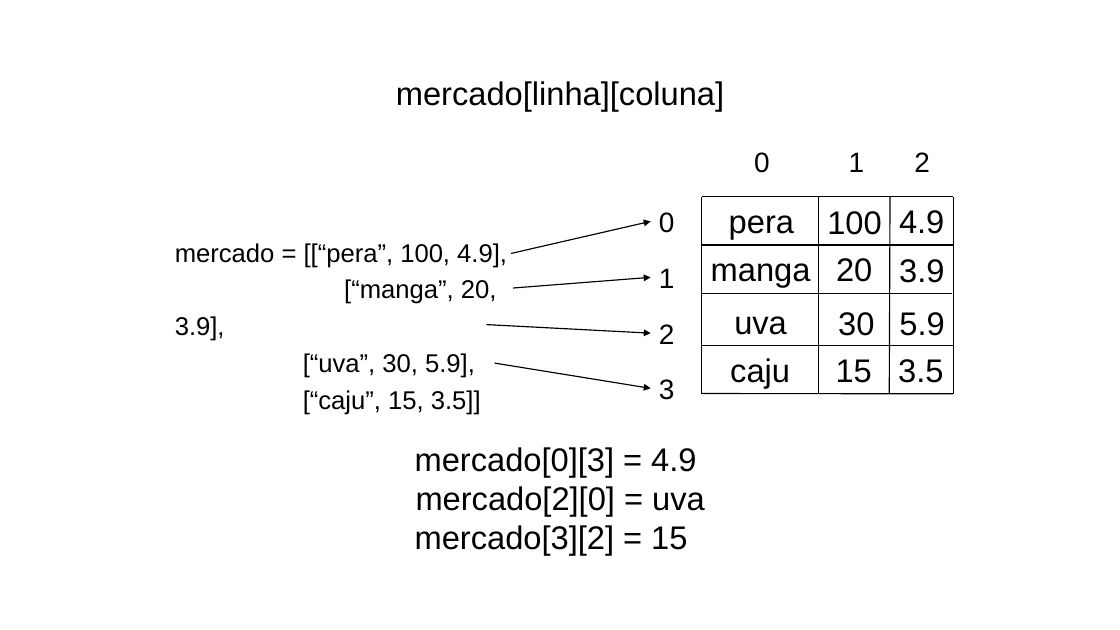
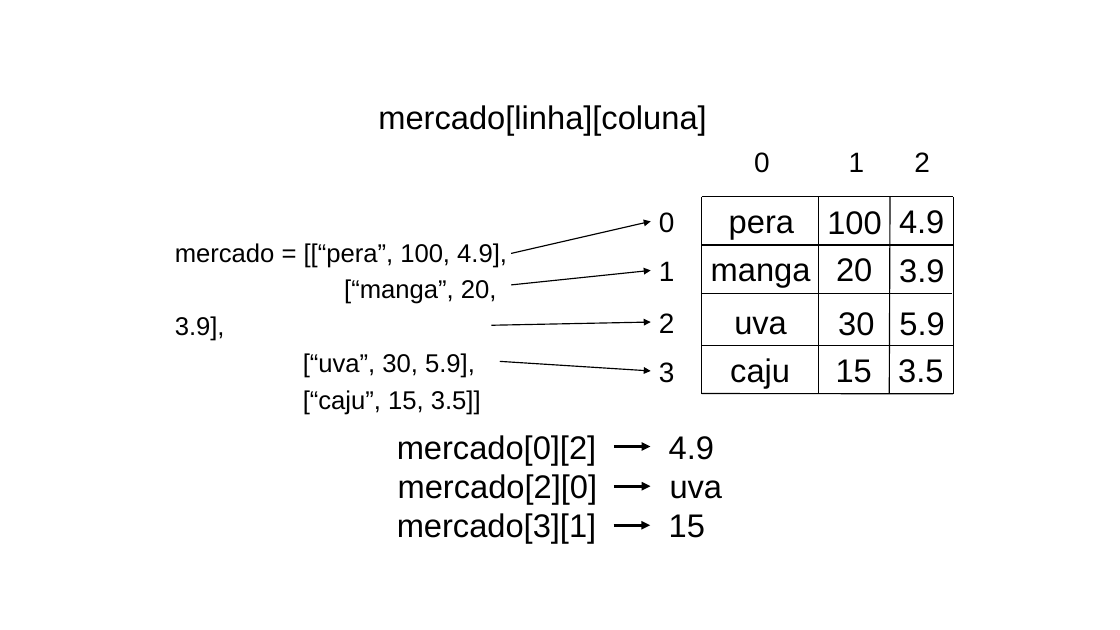
Before and after one commit to psloliveirajr/Introducao_a_Python3, a slide deck: slide 6 of img/imagens.pptx. Drawn at 1120x630 pixels with LibreOffice and Linux fonts; fonts in the diff are those of the drawing. Boxes give left, top, right and bottom in pixels: in the first picture for what was removed or moved away, otherwise in the second. Text is boxed around its words. In the diff, an @@ line names an element or a change of style, - is before the commit and + after.

```diff
--- a/img/imagens.pptx
+++ b/img/imagens.pptx
@@ text "mercado[linha][coluna]": place and size @@
-text "mercado[linha][coluna]" at (396,81,724,110)
+text "mercado[linha][coluna]" at (378,105,706,135)
@@ text "1": place and size @@
-text "1" at (659,268,675,288)
+text "1" at (659,261,675,281)
@@ arrow moved from (513, 288) - (651, 277) to (512, 285) - (651, 271) @@
@@ arrow moved from (486, 324) - (651, 334) to (492, 325) - (651, 322) @@
@@ text "2": place and size @@
-text "2" at (659,324,675,344)
+text "2" at (659,313,675,333)
@@ text "3": place and size @@
-text "3" at (659,379,675,400)
+text "3" at (659,362,675,383)
@@ arrow moved from (495, 363) - (651, 388) to (500, 361) - (651, 371) @@
@@ text at (397,435,705,543): text changed @@
-mercado[0][3] = 4.9
-mercado[2][0] = uva
-mercado[3][2] = 15
+mercado[0][2] 4.9
+mercado[2][0] uva
+mercado[3][1] 15
@@ arrow added from (614, 447) to (650, 447), #000000 2.5 pt @@
@@ arrow added from (614, 486) to (650, 486), #000000 2.5 pt @@
@@ arrow added from (614, 525) to (650, 525), #000000 2.5 pt @@
```
Also in this commit, not shown: 2 other slides changed, 4 other files.
